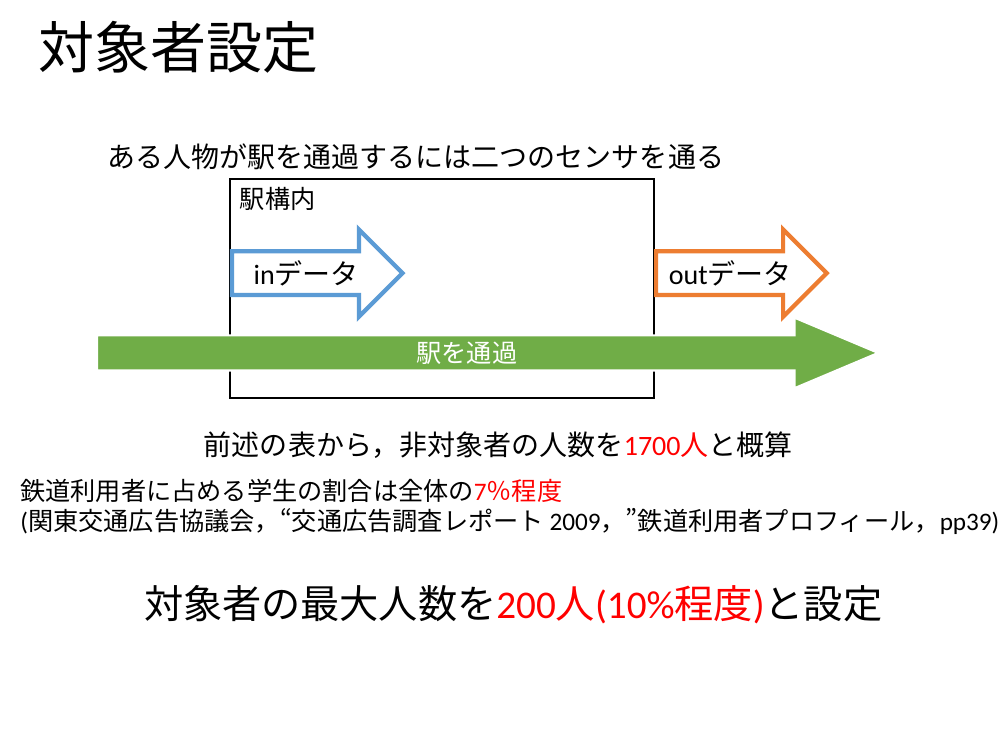
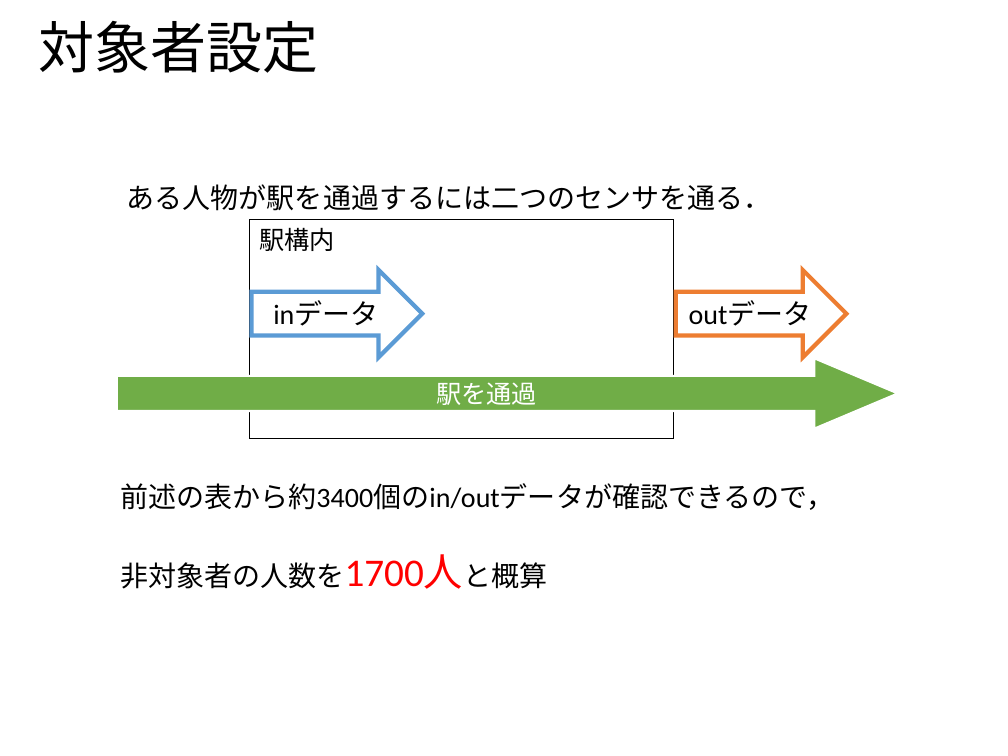
Before and after one commit to ao-megane/LplcOpenDataConverter, a slide deck: slide 16 of LplcOpenDataConverter/LplcOpenDataConverter/プレゼン/多地点カメラを用いた見守りサービスにおける第三者のプライバシデータ流出比の定量評価.pptx (slide 18 before the commit). Drawn at 1008x756 pixels with LibreOffice and Linux fonts; fonts in the diff are those of the drawing; background and template pictures are left out. Boxes give left, top, right and bottom in pixels: in the first picture for what was removed or moved away, otherwise in the second. Text is boxed around its words. In the diff, an @@ line names an element or a change of style, - is before the commit and + after.

```diff
--- a/LplcOpenDataConverter/LplcOpenDataConverter/プレゼン/多地点カメラを用いた見守りサービスにおける第三者のプライバシデータ流出比の定量評価.pptx
+++ b/LplcOpenDataConverter/LplcOpenDataConverter/プレゼン/多地点カメラを用いた見守りサービスにおける第三者のプライバシデータ流出比の定量評価.pptx
@@ text at <box>127,184,772,211</box>: text changed @@
-ある人物が駅を通過するには二つのセンサを通る
+ある人物が駅を通過するには二つのセンサを通る．
@@ 3 right arrows, 1 text, 1 rectangle: place and size @@
-3 right arrows, 1 text, 1 rectangle at <box>97,178,878,397</box>
+3 right arrows, 1 text, 1 rectangle at <box>117,220,898,438</box>
@@ text removed at <box>20,478,1000,534</box> @@
-鉄道利用者に占める学生の割合は全体の7％程度
-(関東交通広告協議会，“交通広告調査レポート 2009，”鉄道利用者プロフィール，pp39)
@@ text at <box>120,483,835,589</box>: text changed @@
-前述の表から，非対象者の人数を1700人と概算
+前述の表から約3400個のin/outデータが確認できるので，
+非対象者の人数を1700人と概算
@@ text removed at <box>144,585,882,624</box> @@
-対象者の最大人数を200人(10%程度)と設定
```
Also in this commit, not shown: 18 other slides changed, 5 slides added, 1 slide removed.
